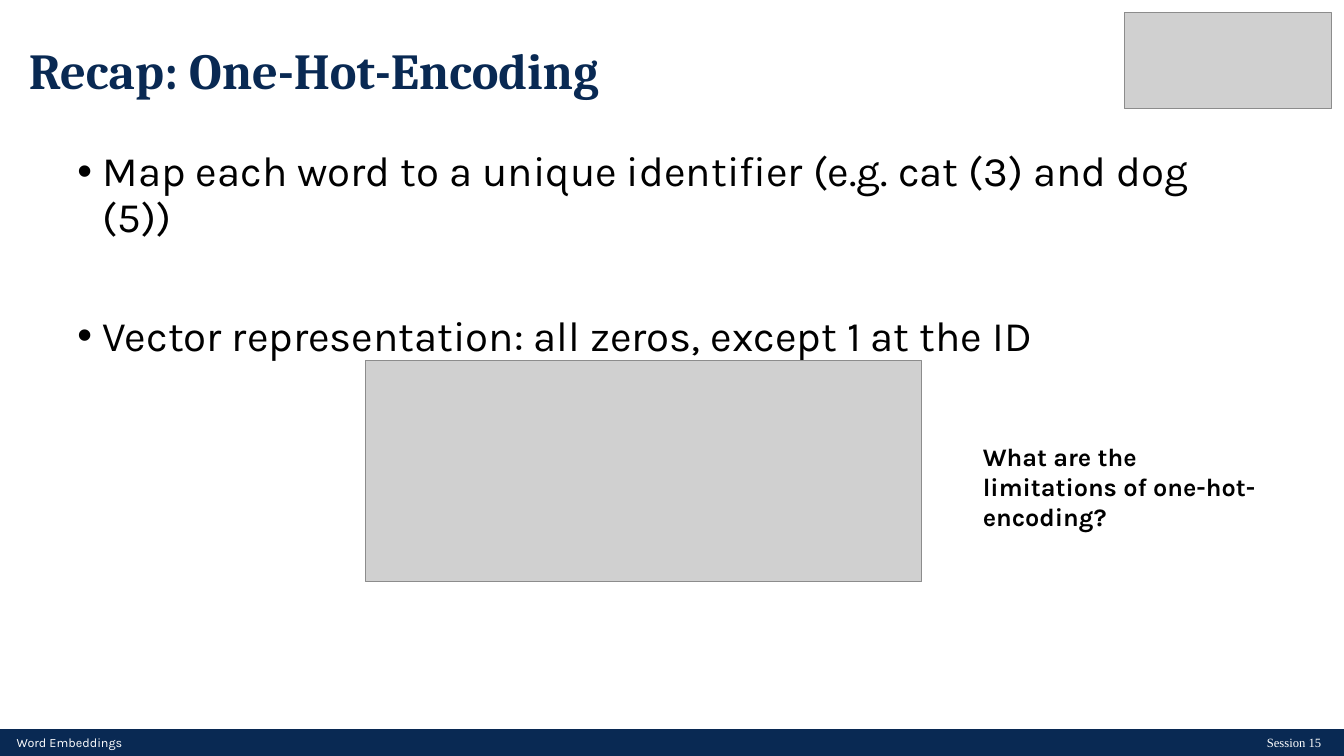
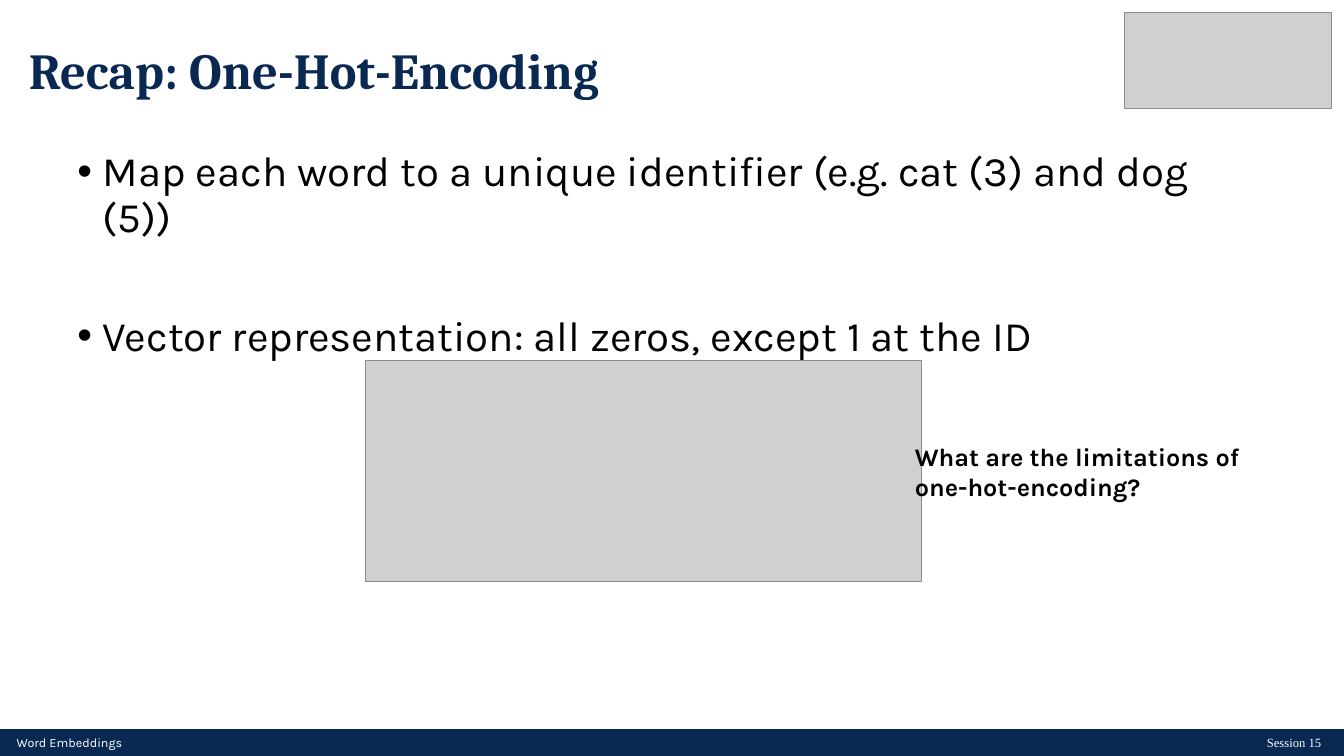
Before and after one commit to LCDA-UCP/tac-hands-on, a slide deck: slide 8 of lectures/TAC-Session15.pptx. Drawn at 1344x756 pixels with LibreOffice and Linux fonts; fonts in the diff are those of the drawing; grey boxes stand for pictures. Boxes give left, top, right and bottom in pixels: in the first picture for what was removed or moved away, otherwise in the second. Text is boxed around its words. In the diff, an @@ line names an element or a change of style, - is before the commit and + after.

```diff
--- a/lectures/TAC-Session15.pptx
+++ b/lectures/TAC-Session15.pptx
@@ text "What are the limitations of ..." rewrapped from bbox=[983, 448, 1255, 533] to bbox=[915, 443, 1239, 502] @@
```
Also in this commit, not shown: 1 other slide changed, 2 other files.
